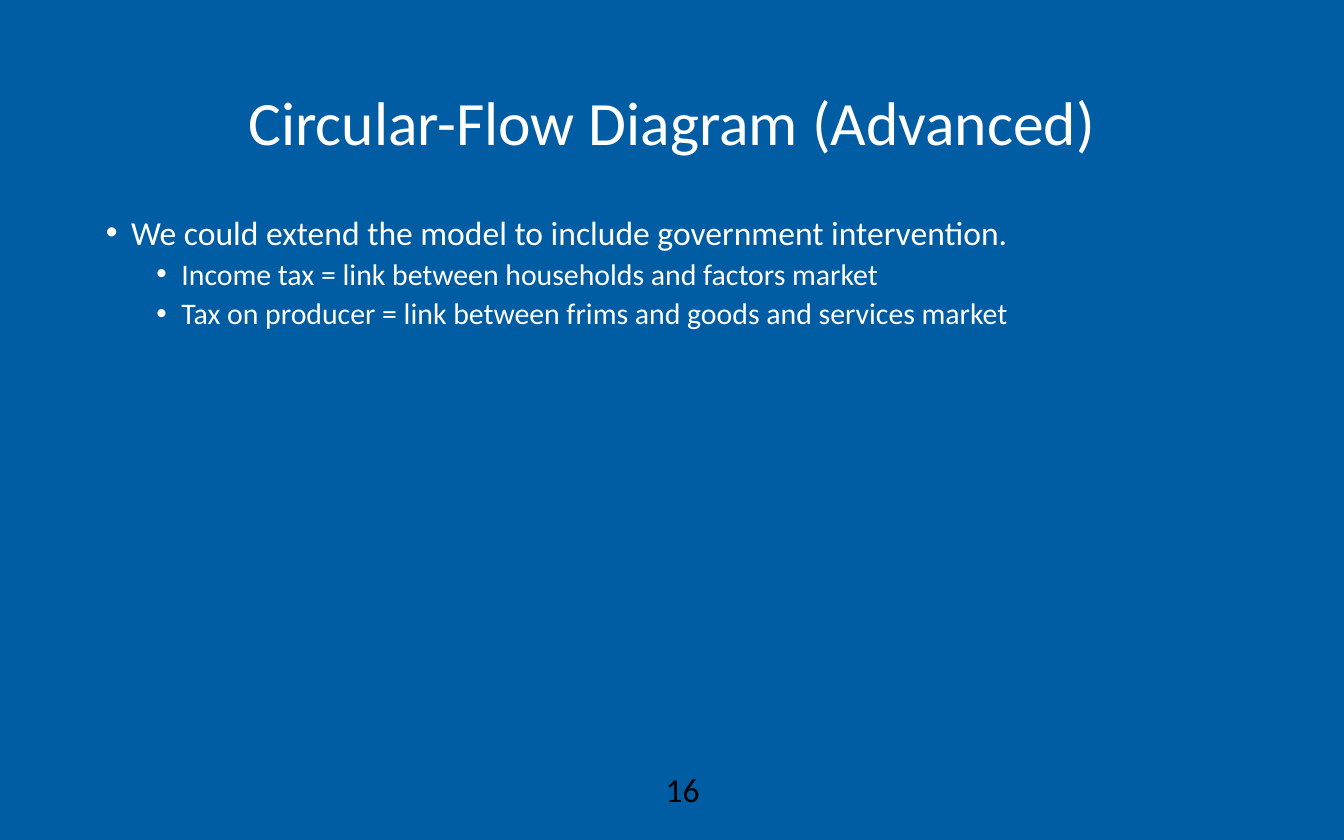
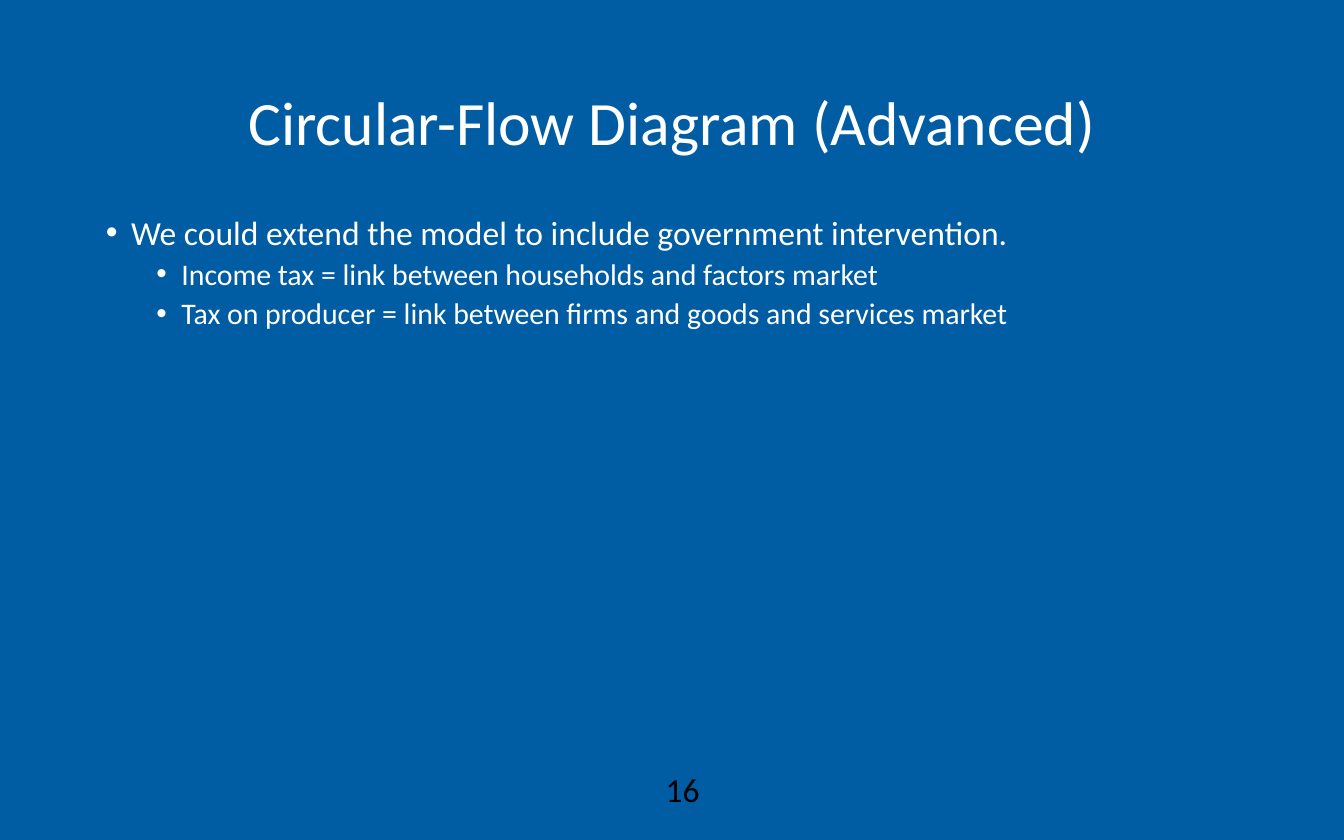
Before and after one commit to AEGDDI/idr305, a slide deck: slide 16 of lectures/L2.pptx. Drawn at 1344x840 pixels with LibreOffice and Linux fonts; fonts in the diff are those of the drawing; background and template pictures are left out. Boxes give left, top, right and bottom in pixels: in the first picture for what was removed or moved away, otherwise in the second. Text is boxed around its words. In the diff, an @@ line names an element or a change of style, - is before the commit and + after.

```diff
--- a/lectures/L2.pptx
+++ b/lectures/L2.pptx
@@ text at box(181, 303, 1008, 329): text changed @@
-  • Tax on producer = link between frims and goods and services market
+  • Tax on producer = link between firms and goods and services market
```
Also in this commit, not shown: 3 other slides changed, 6 slides added, 1 other file.
